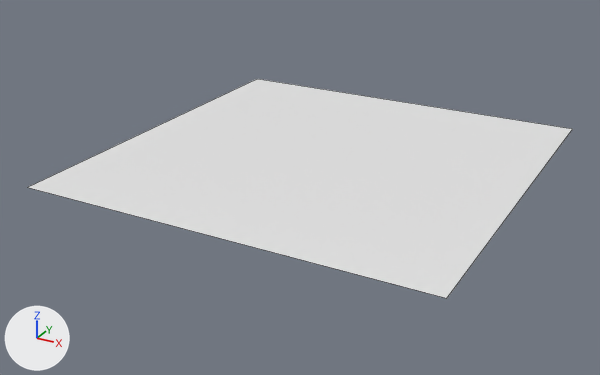
What one commit did to the Blender file 49-portal-scene/portal-starter.blend.
Rendered twice from a 50 mm lens placed at (3.52, -6.89, 3.04), pointed at (-0.1, -0.31, -0.25). The axes (+X, +Y, +Z) are drawn at lower left. The lights are the same throughout. Mesh edges are drawn as thin lines.

Before the edit, the objects in view are built like this:
```python
me_plane_001 = bpy.data.meshes.new('Plane.001')
me_plane_001.from_pydata([(-2.0, -2.0, 0.0), (2.0, -2.0, 0.0), (-2.0, 2.0, 0.0), (2.0, 2.0, 0.0)], [], [(0, 1, 3, 2)])
ob_plane = bpy.data.objects.new('Plane', me_plane_001)
ob_plane.location = (0.0, 0.0, 0.0)
```
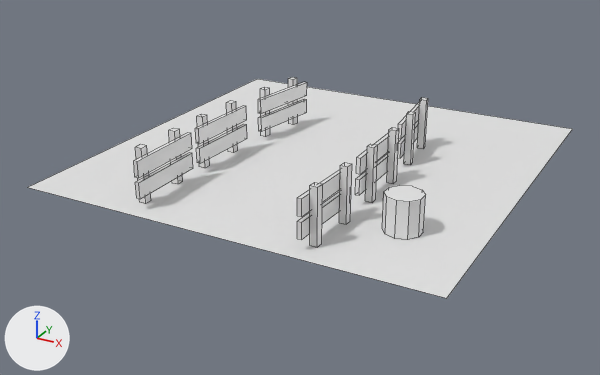
Where the change shows, as pixel boxes (x1, y1, x2, y2) in the pictures (600 x 375 px):
'fence-3', added: after (297, 162, 352, 247)
'fence-6', added: after (134, 128, 193, 204)
'Cylinder', added: after (382, 185, 426, 240)
'fence-5', added: after (195, 101, 247, 168)
'fence-2', added: after (355, 127, 399, 202)
'fence-4', added: after (258, 77, 307, 137)
'fence-1', added: after (398, 97, 428, 165)

The edits, one by one:
Mesh me_cylinder is new.
It is a 10-sided cylinder along z spanning x -0.81..0.81, y -0.85..0.85, z 0.03..1.73.
Mesh me_cube_006 is new.
It consists of a box spanning x -0.2..1.8, y -7.6..-5.6, z -1.0..1.0; a box spanning x -0.2..1.8, y 5.5..7.5, z -1.0..1.0; a box spanning x -1.4..-0.3, y -10.8..10.8, z 0.1..0.7; a box spanning x -1.4..-0.3, y -10.8..10.8, z -0.6..-0.1.
Mesh me_cube is new.
It consists of a box spanning x -1.0..1.0, y -1.0..1.0, z -1.0..1.0; a box spanning x -1.0..1.0, y 12.1..14.1, z -1.0..1.0; a box spanning x -2.2..-1.1, y -4.2..17.4, z 0.2..0.7; a box spanning x -2.2..-1.1, y -4.2..17.4, z -0.6..0.0.
Object 'Cylinder' (ob_cylinder) is new; it shows me_cylinder.
Its location is (1.328, -1.173, -0.003).
Its scale is (0.195, 0.195, 0.195).
Object 'fence-3' (ob_fence_3) is new; it shows me_cube_006.
Its location is (0.808, -1.493, 0.268).
Its rotation in degrees is (0, 0, 357).
Its scale is (0.034, 0.0363, 0.256).
Object 'fence-6' (ob_fence_6) is new; it shows a copy of me_cube_006.
Its location is (-0.835, -1.493, 0.268).
Its rotation in degrees is (0, 0, 181).
Its scale is (0.034, 0.0363, 0.256).
Object 'fence-2' (ob_fence_2) is new; it shows a copy of me_cube_006.
Its location is (0.825, -0.523, 0.268).
Its rotation in degrees is (0, 0, 0.2).
Its scale is (0.034, 0.0363, 0.256).
Object 'fence-5' (ob_fence_5) is new; it shows a copy of me_cube_006.
Its location is (-0.835, -0.579, 0.268).
Its rotation in degrees is (0, 0, 178).
Its scale is (0.034, 0.0363, 0.256).
Object 'fence-4' (ob_fence_4) is new; it shows a copy of me_cube_006.
Its location is (-0.742, 0.448, 0.268).
Its rotation in degrees is (0, 0, 172).
Its scale is (0.034, 0.0363, 0.256).
Object 'fence-1' (ob_fence_1) is new; it shows me_cube.
Its location is (0.815, 0.214, 0.261).
Its rotation in degrees is (0, 0, 6).
Its scale is (0.034, 0.0363, 0.256).
